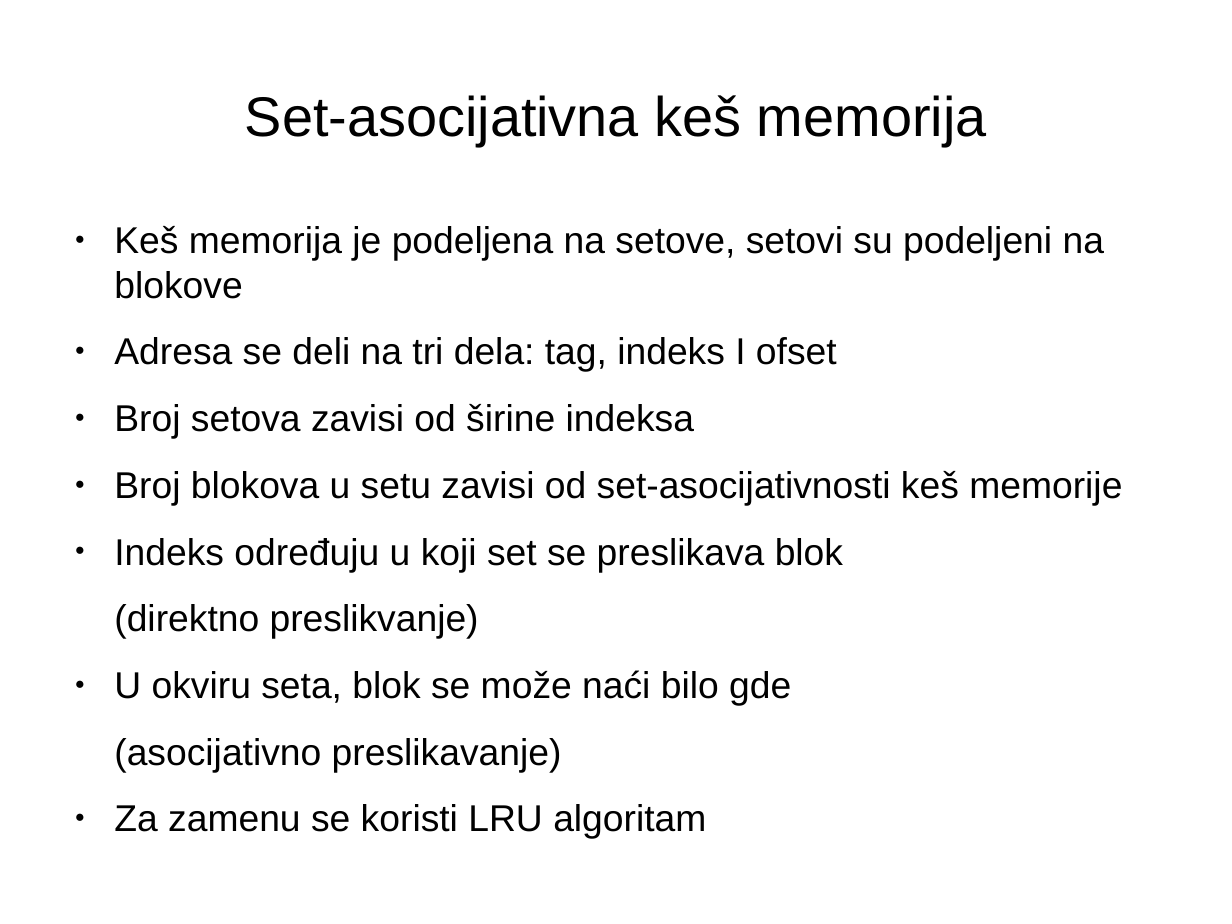
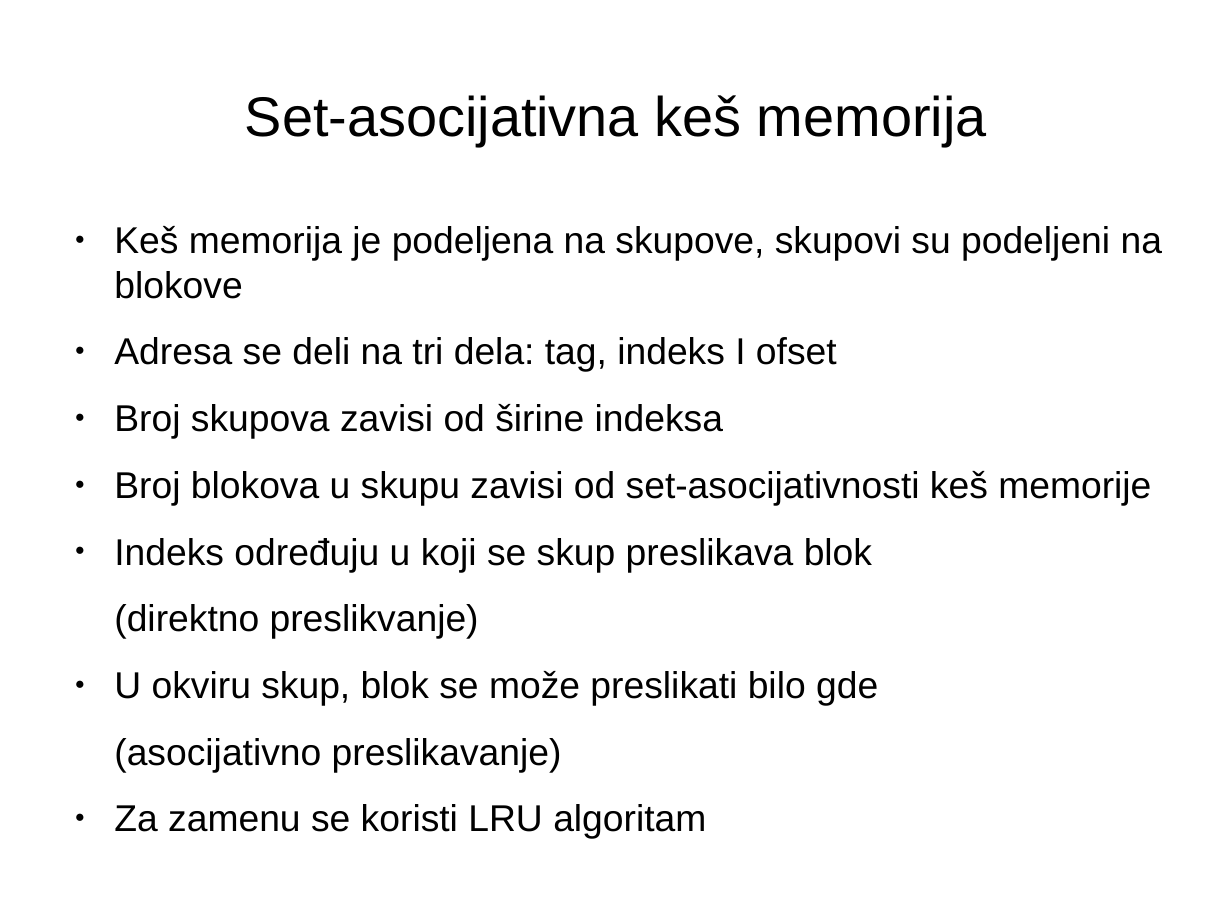
Before and after one commit to jovan-djukic/bachelorThesis, a slide deck: slide 4 of documentation/presentation/BachelorThesis.odp. Drawn at 1232x924 pixels with LibreOffice and Linux fonts; fonts in the diff are those of the drawing. Boxes give left, top, right and bottom in pixels: in the first picture for what was removed or moved away, otherwise in the second. Text is boxed around its words. In the diff, an @@ line names an element or a change of style, - is before the commit and + after.

```diff
--- a/documentation/presentation/BachelorThesis.odp
+++ b/documentation/presentation/BachelorThesis.odp
@@ text at [114,226,1162,299]: text changed @@
-● Keš memorija je podeljena na setove, setovi su podeljeni na blokove
+● Keš memorija je podeljena na skupove, skupovi su podeljeni na blokove
@@ text at [114,404,1151,572]: text changed @@
-● Broj setova zavisi od širine indeksa
-● Broj blokova u setu zavisi od set-asocijativnosti keš memorije
-● Indeks određuju u koji set se preslikava blok
+● Broj skupova zavisi od širine indeksa
+● Broj blokova u skupu zavisi od set-asocijativnosti keš memorije
+● Indeks određuju u koji se skup preslikava blok
@@ text at [114,671,878,706]: text changed @@
-● U okviru seta, blok se može naći bilo gde
+● U okviru skup, blok se može preslikati bilo gde
```
Also in this commit, not shown: 16 other slides changed, 7 other files.
